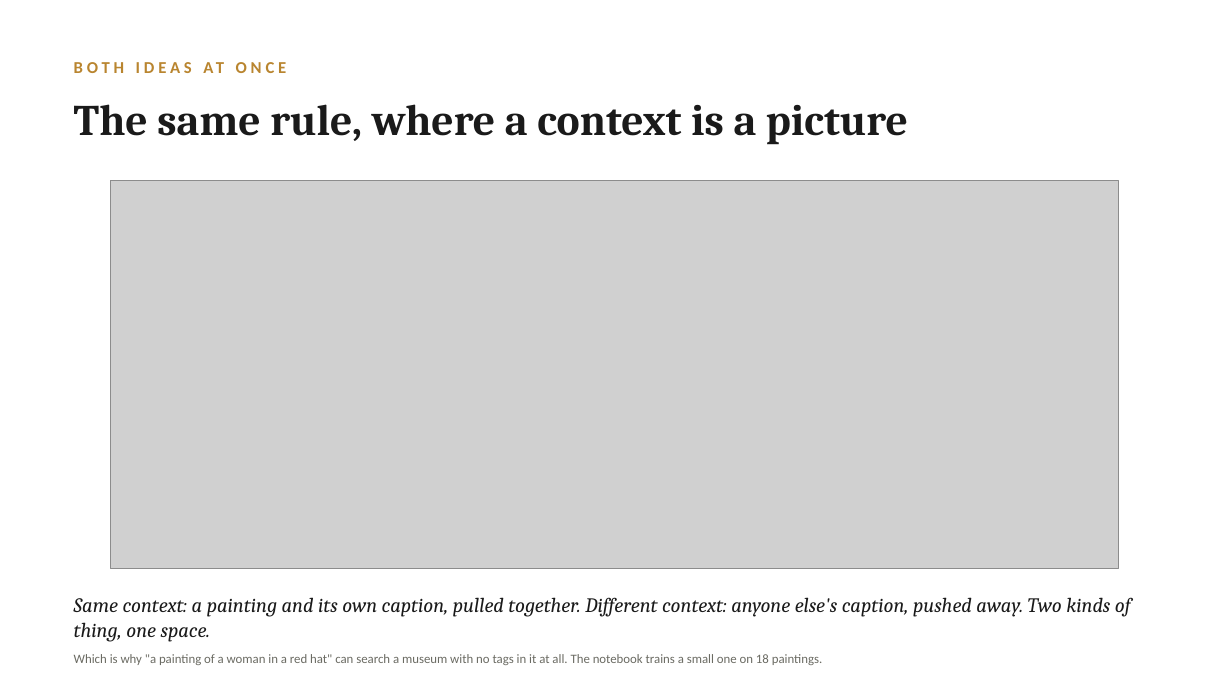
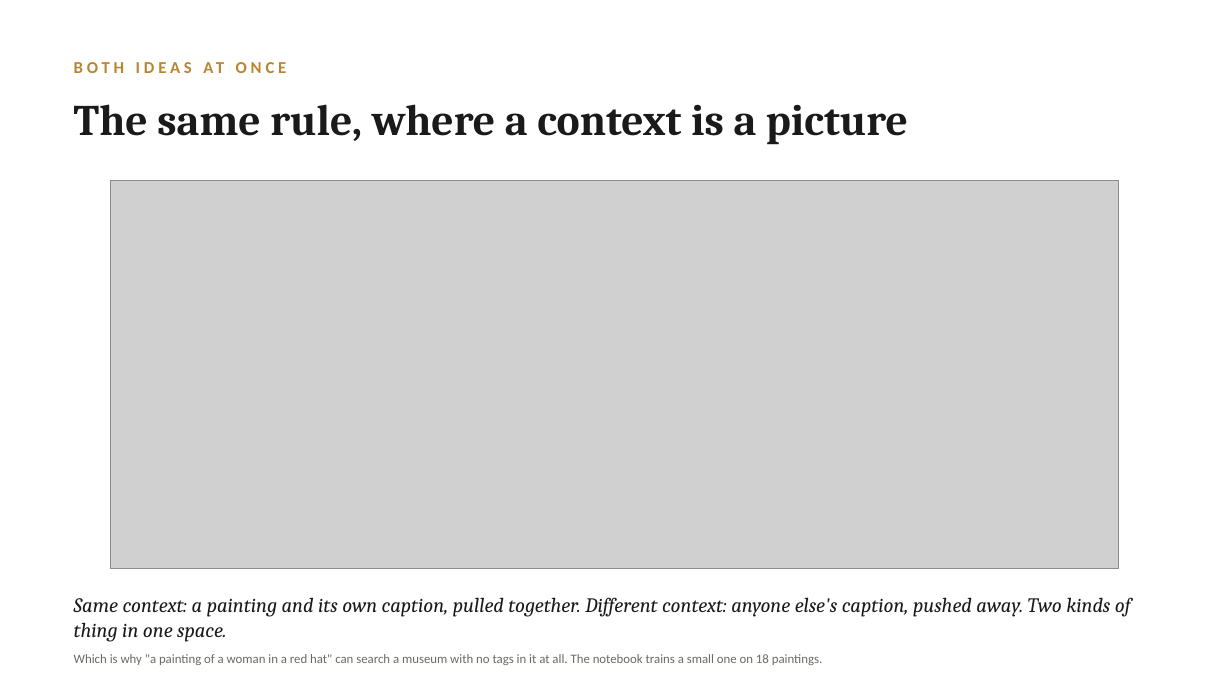
Before and after one commit to lucianli123/culture-as-data-2026, a slide deck: slide 22 of slides/week-04-lecture-draft.pptx. Drawn at 1232x693 pixels with LibreOffice and Linux fonts; fonts in the diff are those of the drawing; grey boxes stand for pictures. Boxes give left, top, right and bottom in pixels: in the first picture for what was removed or moved away, otherwise in the second. Text is boxed around its words. In the diff, an @@ line names an element or a change of style, - is before the commit and + after.

```diff
--- a/slides/week-04-lecture-draft.pptx
+++ b/slides/week-04-lecture-draft.pptx
@@ text at (x1=74, y1=597, x2=1131, y2=642): text changed @@
-Same context: a painting and its own caption, pulled together. Different context: anyone else's caption, pushed away. Two kinds of thing, one space.
+Same context: a painting and its own caption, pulled together. Different context: anyone else's caption, pushed away. Two kinds of thing in one space.
```
Also in this commit, not shown: 7 other slides changed, 2 other files.
